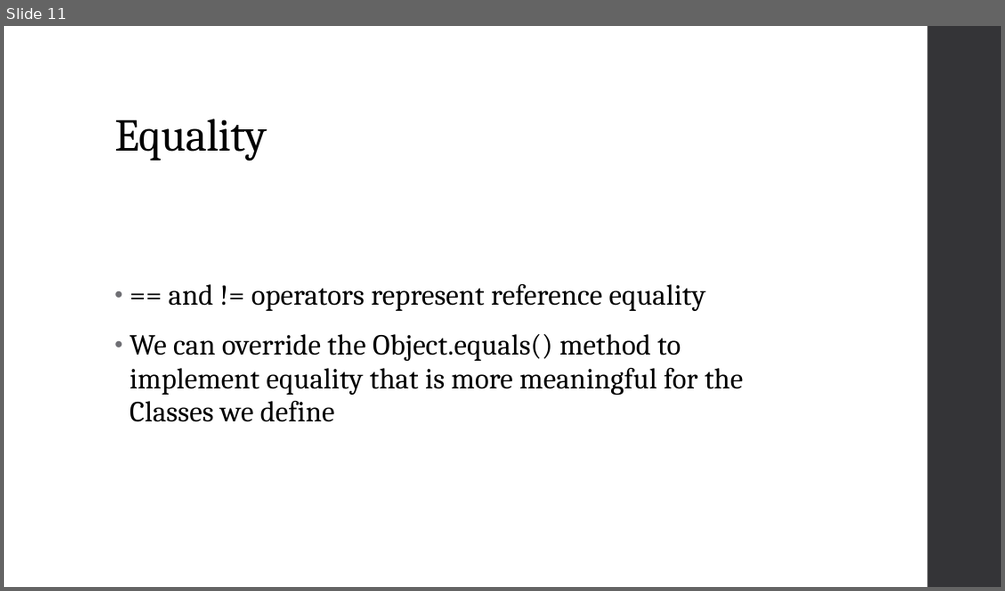
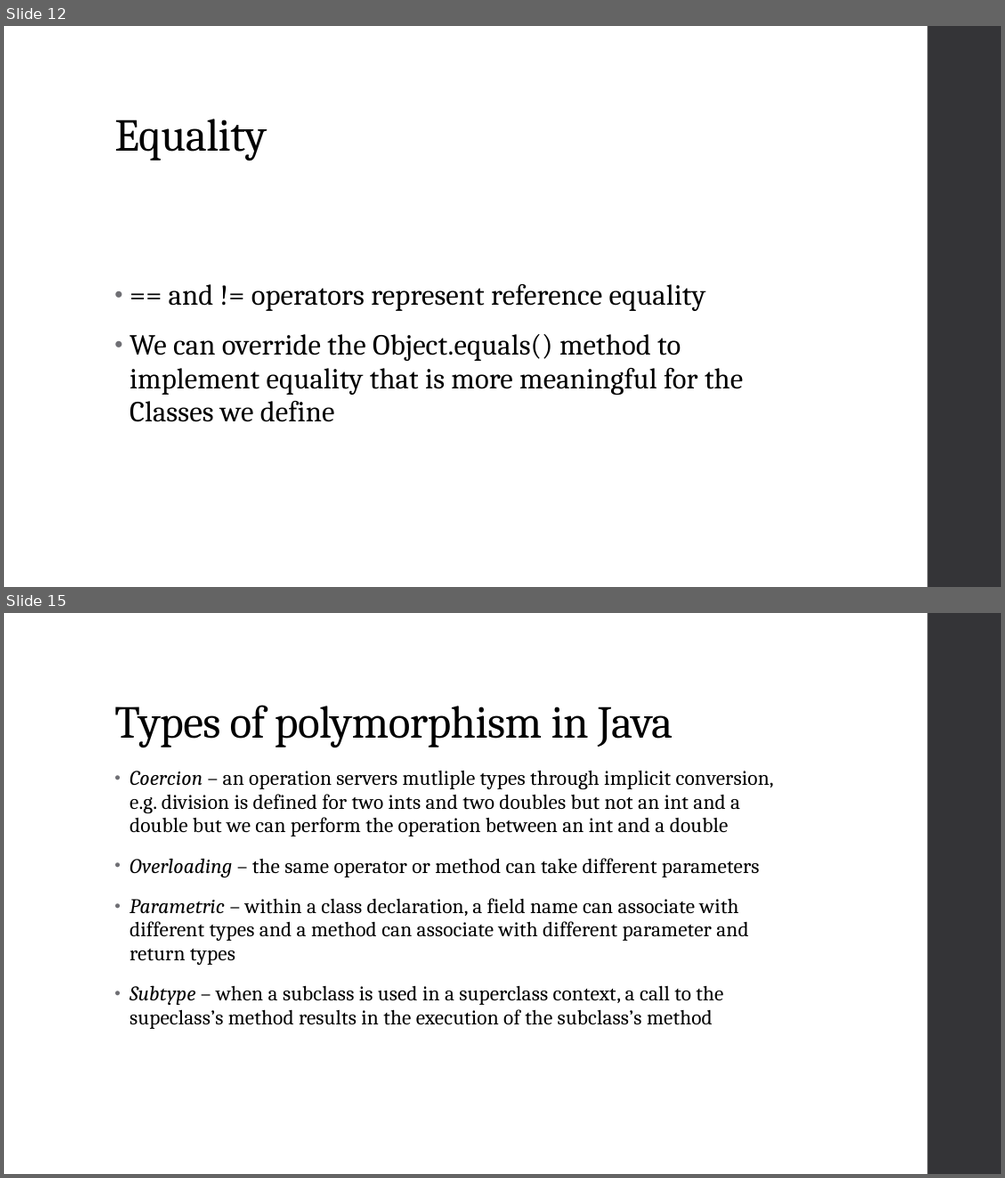
Before and after one commit to zarthur/CSCC-Fundamentals-Android-Notes, a slide deck: week_07_08/week_07_08.pptx. Shown one above the other, each under a label of ours: slide 11 before the commit, slides 12 and 15 after it; the slides between them are not shown. The pictures are 1005x591 and 1005x1178 pixels, drawn with LibreOffice and Linux fonts; fonts in the diff are those of the drawing. Boxes give left, top, right and bottom in pixels: in the first picture for what was removed or moved away, otherwise in the second. Text is boxed around its words. In the diff, an @@ line names an element or a change of style, - is before the commit and + after.

```diff
--- a/week_07_08/week_07_08.pptx
+++ b/week_07_08/week_07_08.pptx
@@ slide 15 added at (x1=4, y1=613, x2=1001, y2=1174), background #FFFFFF; not listed: 1 template element that a slide beside it also shows @@
@@ title added at (x1=114, y1=705, x2=672, y2=747), 44 pt, text #000000 @@
+Types of polymorphism in Java
@@ text added at (x1=129, y1=770, x2=774, y2=1029), 20 pt, text #000000 @@
+• Coercion – an operation servers mutliple types through implicit conversion, e.g. division is defined for two ints and two doubles but not an int and a double but we can perform the operation between an int and a double
+• Overloading – the same operator or method can take different parameters
+• Parametric – within a class declaration, a field name can associate with different types and a method can associate with different parameter and return types
+• Subtype – when a subclass is used in a superclass context, a call to the supeclass’s method results in the execution of the subclass’s method
@@ what was slide 11 is now slide 12 @@
```
Also in this commit, not shown: 4 other slides added.
